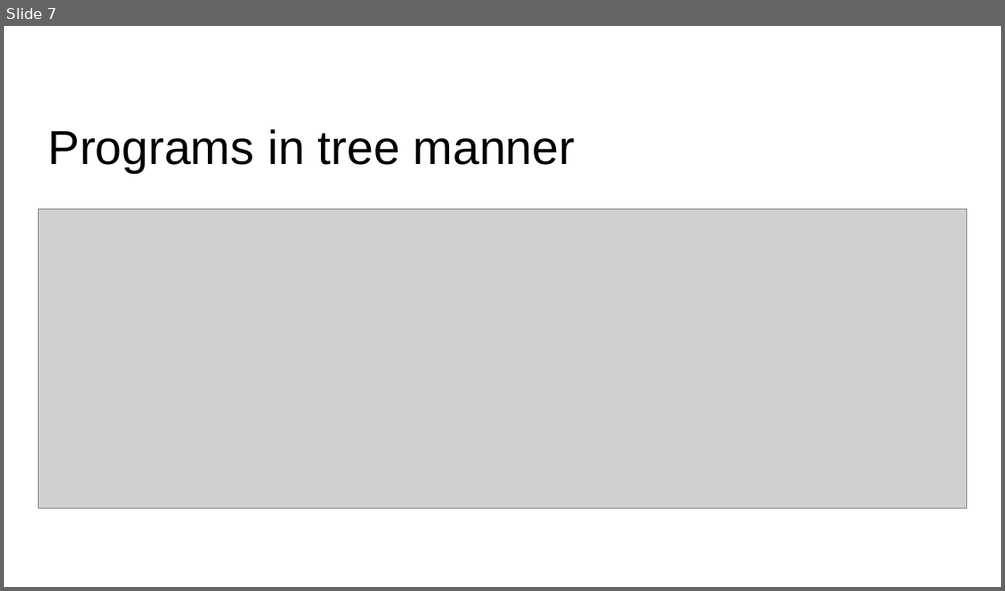
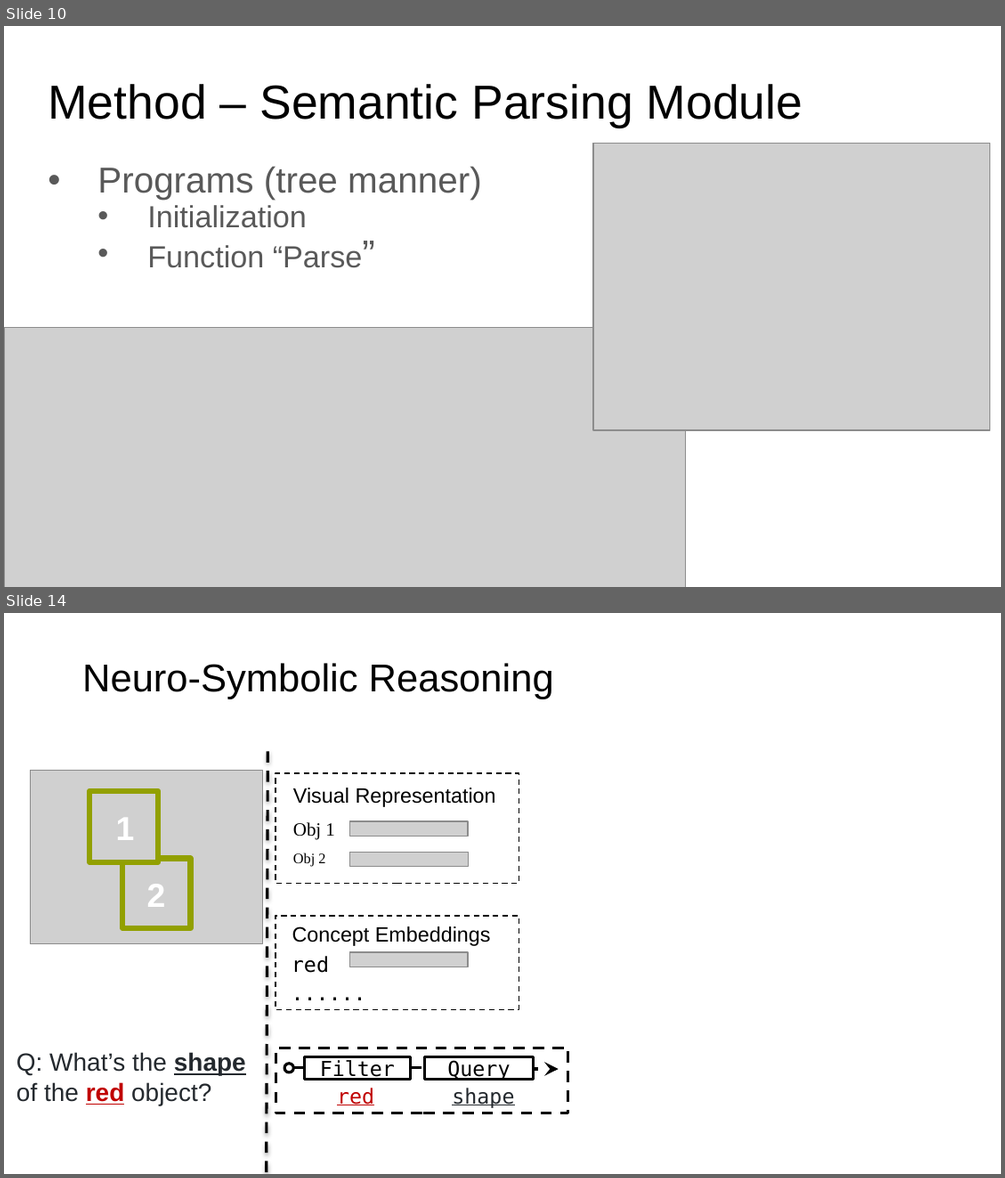
Before and after one commit to paul-tian/ITSEG-System-Engineering, a slide deck: Jiaohong_Yao/1/NS-CL.pptx. Shown one above the other, each under a label of ours: slide 7 before the commit, slides 10 and 14 after it; the slides between them are not shown. The pictures are 1005x591 and 1005x1178 pixels, drawn with LibreOffice and Linux fonts; fonts in the diff are those of the drawing; grey boxes stand for pictures. Boxes give left, top, right and bottom in pixels: in the first picture for what was removed or moved away, otherwise in the second. Text is boxed around its words. In the diff, an @@ line names an element or a change of style, - is before the commit and + after.

```diff
--- a/Jiaohong_Yao/1/NS-CL.pptx
+++ b/Jiaohong_Yao/1/NS-CL.pptx
@@ slide 14 added at [4, 613, 1001, 1174], background #FFFFFF @@
@@ title added at [82, 663, 554, 699], 28 pt, text #000000 @@
+Neuro-Symbolic Reasoning
@@ picture added at [30, 770, 262, 944] @@
@@ line added from (268, 752) to (267, 1173), #000000 2 pt dashed @@
@@ picture added at [89, 791, 159, 862] @@
@@ rectangle added at [89, 790, 159, 861], outline #92A000 4 pt @@
@@ rectangle added at [275, 773, 518, 884], outline #000000 1 pt dashed @@
@@ text added at [293, 787, 496, 807], 15 pt, text #000000 @@
+Visual Representation
@@ text added at [116, 818, 135, 840], 24 pt, text #FFFFFF, bold @@
+1
@@ text added at [293, 822, 334, 840], 13.5 pt, text #000000 @@
+Obj 1
@@ picture added at [350, 821, 468, 836] @@
@@ text added at [293, 852, 325, 867], 10.5 pt, text #000000 @@
+Obj 2
@@ picture added at [350, 852, 468, 866] @@
@@ picture added at [122, 860, 189, 926] @@
@@ rectangle added at [122, 859, 190, 928], outline #92A000 4 pt @@
@@ text added at [147, 884, 166, 907], 24 pt, text #FFFFFF, bold @@
+2
@@ group added at [275, 916, 518, 1010]: 2 texts, 1 rectangle, 1 picture @@
+Concept Embeddings
+red
@@ text added at [281, 971, 377, 1009], 15 pt, text #000000 @@
+......
@@ text added at [16, 1052, 246, 1105], 18 pt, text #24292E @@
+Q: What’s the shape of the red object?
@@ rectangle added at [276, 1047, 568, 1112], fill #FFFFFF, outline #000000 2 pt dashed @@
@@ group added at [284, 1056, 558, 1108]: 2 rectangles, 2 texts, 1 elbow arrow, 1 ellipse @@
+Filter
+Query
+red
+shape
@@ what was slide 7 is now slide 10 @@
@@ slide 10 changed as well @@
@@ title at [48, 84, 803, 127]: text changed @@
-Programs in tree manner
+Method – Semantic Parsing Module
@@ picture added at [593, 143, 990, 430] @@
@@ subtitle added at [97, 166, 482, 268], 22 pt, text #595959 @@
+• Programs (tree manner)
+  • Initialization
+  • Function “Parse”
@@ picture: place and size @@
-picture at [38, 208, 967, 507]
+picture at [4, 328, 686, 587]
```
Also in this commit, not shown: 5 other slides changed, 21 other slides added, 12 slides removed, 1 other file.
